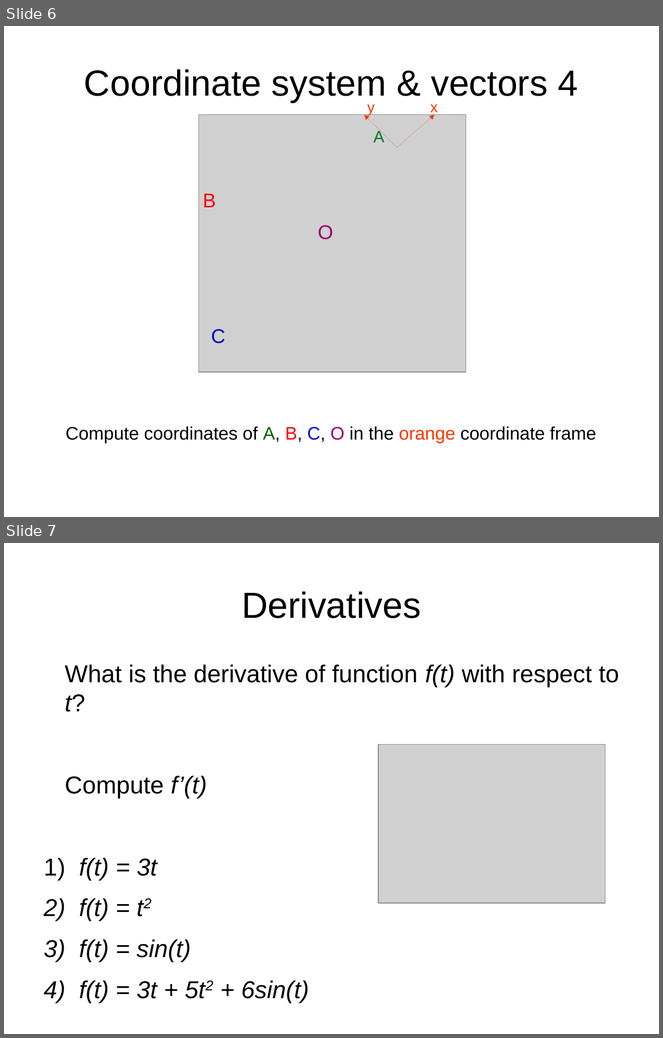
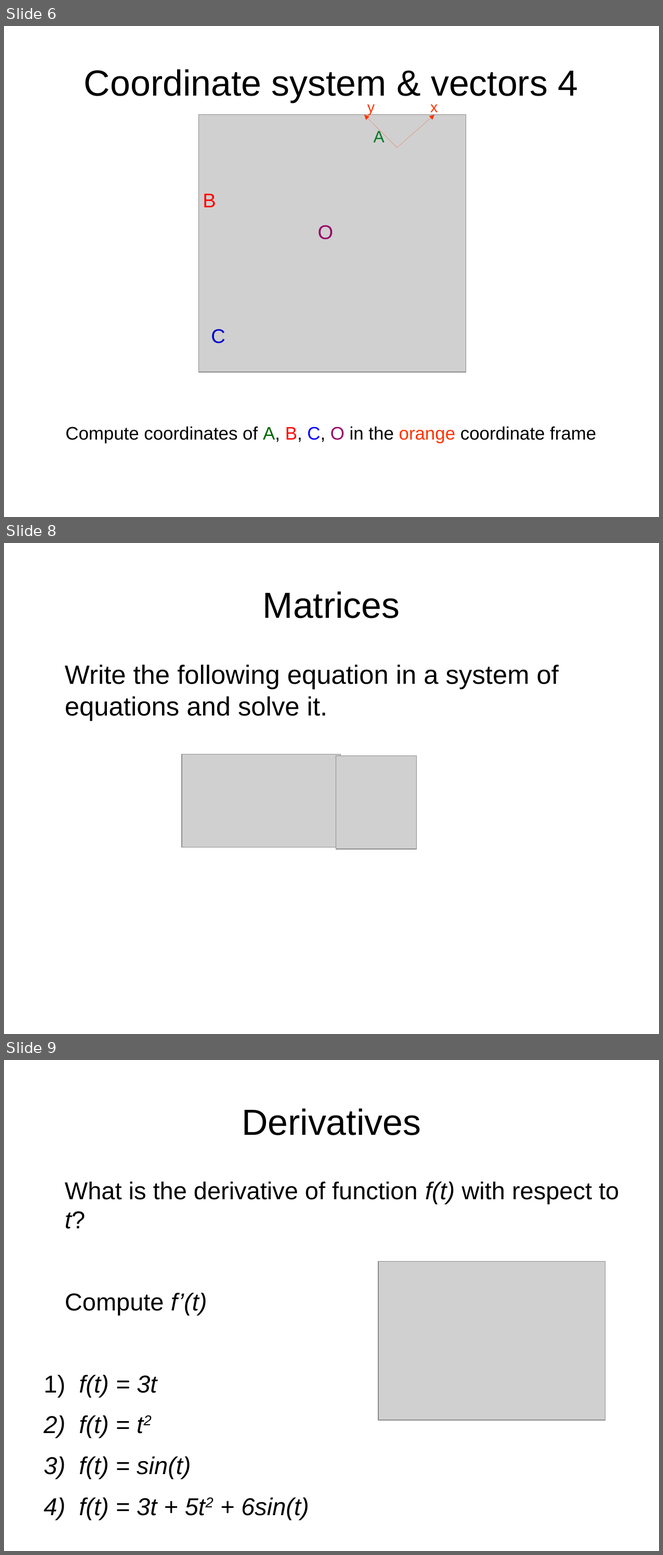
Before and after one commit to maivincent/MISE_presentations, a slide deck: 2_Maths_physics.odp. Shown one above the other, each under a label of ours: slides 6 and 7 before the commit, slides 6, 8 and 9 after it; the slides between them are not shown. The pictures are 663x1038 and 663x1555 pixels, drawn with LibreOffice and Linux fonts; fonts in the diff are those of the drawing; grey boxes stand for pictures. Boxes give left, top, right and bottom in pixels: in the first picture for what was removed or moved away, otherwise in the second. Text is boxed around its words. In the diff, an @@ line names an element or a change of style, - is before the commit and + after.

```diff
--- a/2_Maths_physics.odp
+++ b/2_Maths_physics.odp
@@ slide 8 added at [4,543,659,1034], background #FFFFFF @@
@@ title added at [263,591,400,618], 44 pt, text #000000 @@
+Matrices
@@ text added at [65,665,559,721], 32 pt, text #000000 @@
+Write the following equation in a system of equations and solve it.
@@ picture added at [182,755,340,848] @@
@@ picture added at [336,756,417,849] @@
@@ what was slide 7 is now slide 9 @@
```
Also in this commit, not shown: 1 other slide added.
